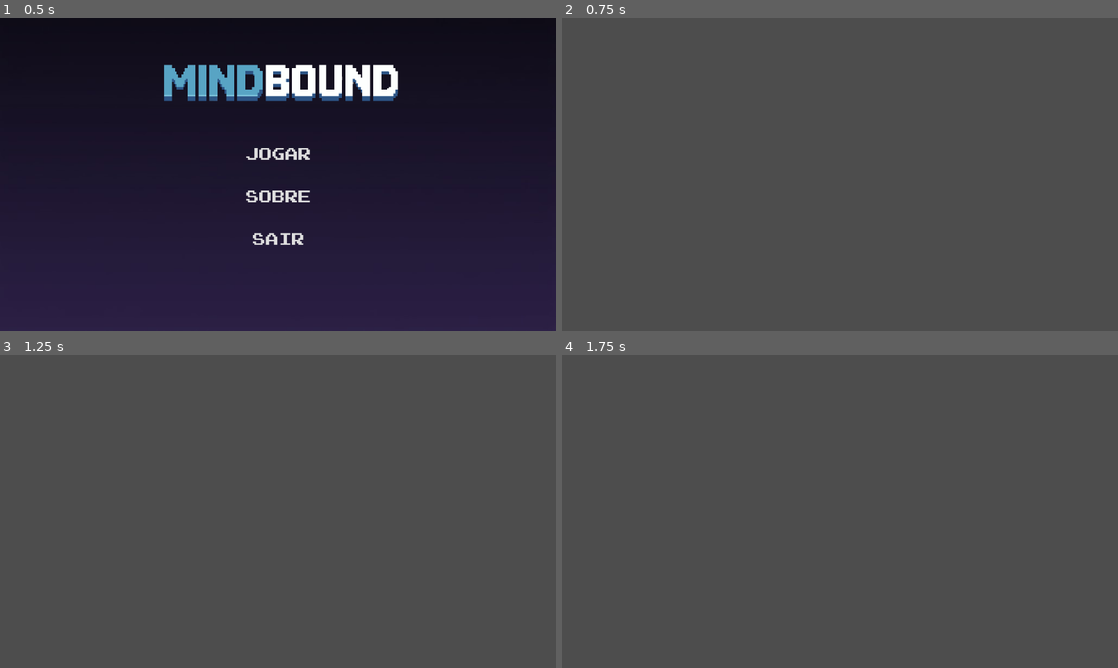
Above: before the commit, frames 1-4 (two rows, left to right).
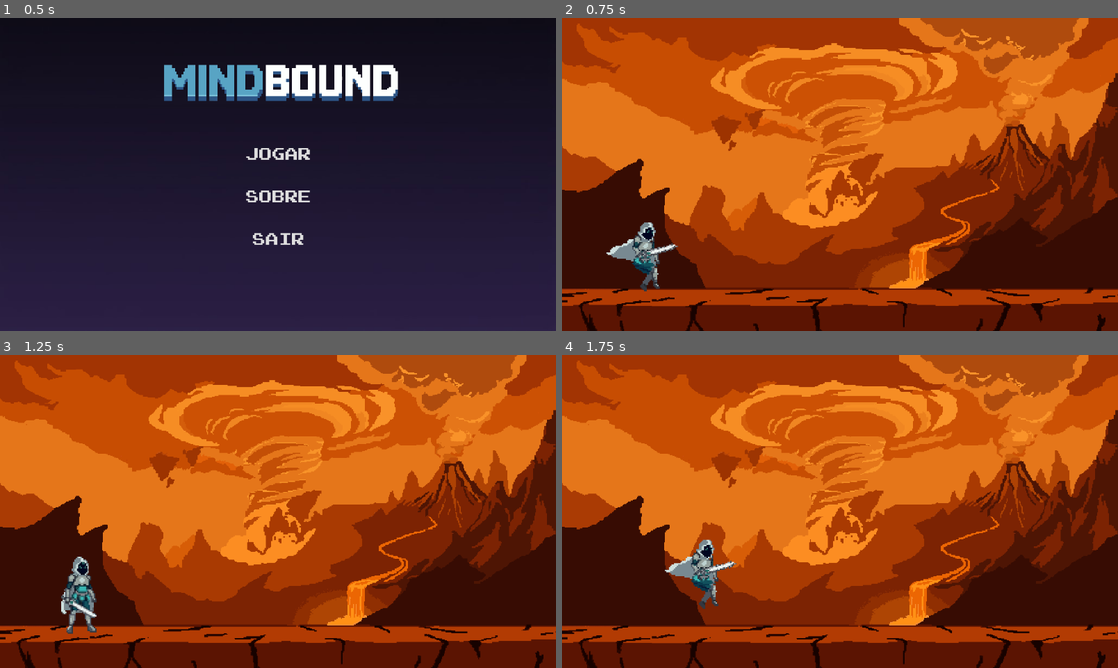
Above: after the commit, the same moments.

Repository: Yagohsl/Mindbound
Game: Godot game, scene res://screens/menu_principal.tscn
Same seed, same stepped clock (60 frames per second), same inputs: the game is played once before the commit and once after it.
Inputs:
- Up to frame 1 (0.5 s): no input
- Up to frame 2 (0.75 s): click "JOGAR" at 0.5 s
- Up to frame 3 (1.25 s): no input
- Up to frame 4 (1.75 s): tap Enter at 1.25 s; hold Right (move_right, bound only after the commit) from 1.28 s (still down); tap Space (jump, bound only after the commit) at 1.35, 1.52 s

Frame 1 is identical in both runs. In frame 2, 100% of the frame differs, in the area x 0-100%, y 0-100%; in frame 3, 100%; in frame 4, 100%.

Commit message:
Add hero character, assets and arena hookup

Diff:
--- /dev/null
+++ b/heroi.gd
@@ -0,0 +1,55 @@
+extends CharacterBody2D
+
+
+const SPEED = 300.0
+const JUMP_VELOCITY = -700.0
+
+# Referencias aos nós de sprite e animacao
+@onready var sprite = $Sprite2D
+@onready var anim = $AnimationPlayer
+
+var is_attacking = false
+var is_dashing = false
+
+func _physics_process(delta: float) -> void:
+	# Se estiver atacando ou dando dash, ignora o movimento normal
+	if is_attacking or is_dashing:
+		move_and_slide()
+		return
+
+	# Adiciona a gravidade.
+	if not is_on_floor():
+		velocity += get_gravity() * delta
+
+	# Pulo.
+	if Input.is_action_just_pressed("jump") and is_on_floor():
+		velocity.y = JUMP_VELOCITY
+	# Amortecimento de pulo
+	if Input.is_action_just_pressed("jump") and velocity.y <0:
+		velocity.y *= 0.5
+
+	# Pega a entrada (direta ou esquerda) e lida com a movementacao
+	# As good practice, you should replace UI actions with custom gameplay actions.
+	var direction := Input.get_axis("move_left", "move_right")
+	if direction:
+		velocity.x = direction * SPEED
+		# Vira o player
+		sprite.flip_h = direction < 0
+
+		# Toca anim de correr se estiver no chao
+		if is_on_floor():
+			anim.play("run")
+	else:
+		velocity.x = move_toward(velocity.x, 0, SPEED)
+
+		if is_on_floor():
+			anim.play("idle")
+
+	# Controle de anim aerea
+	if not is_on_floor():
+		if velocity.y < 0:
+			anim.play("jump_up")
+		else:
+			anim.play("jump_down")
+
+	move_and_slide()
--- /dev/null
+++ b/heroi.tscn
@@ -0,0 +1,159 @@
+[gd_scene format=3 uid="uid://yhj5oal0pkp4"]
+
+[ext_resource type="Texture2D" uid="uid://dajt7u4yecx0v" path="res://assets/images/game/fighters/hero-resized.png" id="1_k7ye4"]
+[ext_resource type="Script" uid="uid://vfljxdeqmhv0" path="res://heroi.gd" id="1_u8108"]
+
+[sub_resource type="Animation" id="Animation_u8108"]
+length = 0.001
+tracks/0/type = "value"
+tracks/0/imported = false
+tracks/0/enabled = true
+tracks/0/path = NodePath("Sprite2D:frame")
+tracks/0/interp = 1
+tracks/0/loop_wrap = true
+tracks/0/keys = {
+"times": PackedFloat32Array(0),
+"transitions": PackedFloat32Array(1),
+"update": 1,
+"values": [0]
+}
+
+[sub_resource type="Animation" id="Animation_7ymrh"]
+resource_name = "attack"
+length = 1.7333333
+tracks/0/type = "value"
+tracks/0/imported = false
+tracks/0/enabled = true
+tracks/0/path = NodePath("Sprite2D:frame")
+tracks/0/interp = 1
+tracks/0/loop_wrap = true
+tracks/0/keys = {
+"times": PackedFloat32Array(0, 0.42, 0.86, 1.3),
+"transitions": PackedFloat32Array(1, 1, 1, 1),
+"update": 1,
+"values": [25, 26, 27, 28]
+}
+
+[sub_resource type="Animation" id="Animation_fpdxe"]
+resource_name = "dash"
+tracks/0/type = "value"
+tracks/0/imported = false
+tracks/0/enabled = true
+tracks/0/path = NodePath("Sprite2D:frame")
+tracks/0/interp = 1
+tracks/0/loop_wrap = true
+tracks/0/keys = {
+"times": PackedFloat32Array(0),
+"transitions": PackedFloat32Array(1),
+"update": 1,
+"values": [15]
+}
+
+[sub_resource type="Animation" id="Animation_0ne4k"]
+resource_name = "death"
+length = 1.7
+tracks/0/type = "value"
+tracks/0/imported = false
+tracks/0/enabled = true
+tracks/0/path = NodePath("Sprite2D:frame")
+tracks/0/interp = 1
+tracks/0/loop_wrap = true
+tracks/0/keys = {
+"times": PackedFloat32Array(0, 0.43333334, 0.85, 1.27),
+"transitions": PackedFloat32Array(1, 1, 1, 1),
+"update": 1,
+"values": [20, 21, 22, 23]
+}
+
+[sub_resource type="Animation" id="Animation_ch8nu"]
+resource_name = "idle"
+tracks/0/type = "value"
+tracks/0/imported = false
+tracks/0/enabled = true
+tracks/0/path = NodePath("Sprite2D:frame")
+tracks/0/interp = 1
+tracks/0/loop_wrap = true
+tracks/0/keys = {
+"times": PackedFloat32Array(0),
+"transitions": PackedFloat32Array(1),
+"update": 1,
+"values": [0]
+}
+
+[sub_resource type="Animation" id="Animation_oewyj"]
+resource_name = "jump_down"
+tracks/0/type = "value"
+tracks/0/imported = false
+tracks/0/enabled = true
+tracks/0/path = NodePath("Sprite2D:frame_coords")
+tracks/0/interp = 1
+tracks/0/loop_wrap = true
+tracks/0/keys = {
+"times": PackedFloat32Array(0),
+"transitions": PackedFloat32Array(1),
+"update": 1,
+"values": [Vector2i(1, 2)]
+}
+
+[sub_resource type="Animation" id="Animation_uglo8"]
+resource_name = "jump_up"
+tracks/0/type = "value"
+tracks/0/imported = false
+tracks/0/enabled = true
+tracks/0/path = NodePath("Sprite2D:frame")
+tracks/0/interp = 1
+tracks/0/loop_wrap = true
+tracks/0/keys = {
+"times": PackedFloat32Array(0),
+"transitions": PackedFloat32Array(1),
+"update": 1,
+"values": [10]
+}
+
+[sub_resource type="Animation" id="Animation_kan1w"]
+resource_name = "run"
+loop_mode = 1
+tracks/0/type = "value"
+tracks/0/imported = false
+tracks/0/enabled = true
+tracks/0/path = NodePath("Sprite2D:frame")
+tracks/0/interp = 1
+tracks/0/loop_wrap = true
+tracks/0/keys = {
+"times": PackedFloat32Array(0, 0.16666667, 0.4, 0.6, 0.8),
+"transitions": PackedFloat32Array(1, 1, 1, 1, 1),
+"update": 1,
+"values": [5, 6, 7, 8, 9]
+}
+
+[sub_resource type="AnimationLibrary" id="AnimationLibrary_oewyj"]
+_data = {
+&"RESET": SubResource("Animation_u8108"),
+&"attack": SubResource("Animation_7ymrh"),
+&"dash": SubResource("Animation_fpdxe"),
+&"death": SubResource("Animation_0ne4k"),
+&"idle": SubResource("Animation_ch8nu"),
+&"jump_down": SubResource("Animation_oewyj"),
+&"jump_up": SubResource("Animation_uglo8"),
+&"run": SubResource("Animation_kan1w")
+}
+
+[sub_resource type="CapsuleShape2D" id="CapsuleShape2D_k7ye4"]
+radius = 35.0
+height = 166.0
+
+[node name="Heroi" type="CharacterBody2D" unique_id=1426187125]
+script = ExtResource("1_u8108")
+
+[node name="Sprite2D" type="Sprite2D" parent="." unique_id=415706927]
+scale = Vector2(3, 3)
+texture = ExtResource("1_k7ye4")
+hframes = 5
+vframes = 6
+
+[node name="AnimationPlayer" type="AnimationPlayer" parent="." unique_id=1597931385]
+libraries/ = SubResource("AnimationLibrary_oewyj")
+
+[node name="CollisionShape2D" type="CollisionShape2D" parent="." unique_id=294359657]
+position = Vector2(-8, 7)
+shape = SubResource("CapsuleShape2D_k7ye4")
--- a/project.godot
+++ b/project.godot
@@ -20,6 +20,24 @@
 window/size/viewport_width=1280
 window/size/viewport_height=720
 
+[input]
+
+jump={
+"deadzone": 0.2,
+"events": [Object(InputEventKey,"resource_local_to_scene":false,"resource_name":"","device":-1,"window_id":0,"alt_pressed":false,"shift_pressed":false,"ctrl_pressed":false,"meta_pressed":false,"pressed":false,"keycode":0,"physical_keycode":32,"key_label":0,"unicode":32,"location":0,"echo":false,"script":null)
+]
+}
+move_left={
+"deadzone": 0.2,
+"events": [Object(InputEventKey,"resource_local_to_scene":false,"resource_name":"","device":-1,"window_id":0,"alt_pressed":false,"shift_pressed":false,"ctrl_pressed":false,"meta_pressed":false,"pressed":false,"keycode":0,"physical_keycode":4194319,"key_label":0,"unicode":0,"location":0,"echo":false,"script":null)
+]
+}
+move_right={
+"deadzone": 0.2,
+"events": [Object(InputEventKey,"resource_local_to_scene":false,"resource_name":"","device":-1,"window_id":0,"alt_pressed":false,"shift_pressed":false,"ctrl_pressed":false,"meta_pressed":false,"pressed":false,"keycode":0,"physical_keycode":4194321,"key_label":0,"unicode":0,"location":0,"echo":false,"script":null)
+]
+}
+
 [physics]
 
 3d/physics_engine="Jolt Physics"
--- a/screens/arena_batalha.tscn
+++ b/screens/arena_batalha.tscn
@@ -1,3 +1,21 @@
 [gd_scene format=3 uid="uid://dsnsntnxknv1u"]
 
-[node name="ArenaBatalha" type="Node2D" unique_id=175889626]
+[ext_resource type="Texture2D" uid="uid://b4wir400nniyn" path="res://assets/images/game/maps/background1.png" id="1_nd1db"]
+[ext_resource type="PackedScene" uid="uid://yhj5oal0pkp4" path="res://heroi.tscn" id="2_toxup"]
+
+[sub_resource type="RectangleShape2D" id="RectangleShape2D_toxup"]
+size = Vector2(1397, 90)
+
+[node name="Arena" type="StaticBody2D" unique_id=880845399]
+
+[node name="Sprite2D" type="Sprite2D" parent="." unique_id=2143365313]
+scale = Vector2(2.1383333, 1.8125)
+texture = ExtResource("1_nd1db")
+centered = false
+
+[node name="CollisionShape2D" type="CollisionShape2D" parent="." unique_id=1216604169]
+position = Vector2(660.5, 683)
+shape = SubResource("RectangleShape2D_toxup")
+
+[node name="Heroi" parent="." unique_id=1426187125 instance=ExtResource("2_toxup")]
+position = Vector2(195, 538)
--- a/screens/menu_principal.gd
+++ b/screens/menu_principal.gd
@@ -3,7 +3,7 @@
 
 # Botao jogar
 func _on_btn_jogar_pressed():
-	get_tree().change_scene_to_file("res://screens/Batalha.tscn")
+	get_tree().change_scene_to_file("res://screens/arena_batalha.tscn")
 
 # Botao sobre
 func _on_btn_sobre_pressed():
Binary file added: assets/images/game/fighters/hero-resized.png
Not shown, added: assets/images/game/fighters/hero-resized.png.import
Binary file added: assets/images/game/fighters/hero.png
Not shown, added: assets/images/game/fighters/hero.png.import
Not shown, added: heroi.gd.uid
